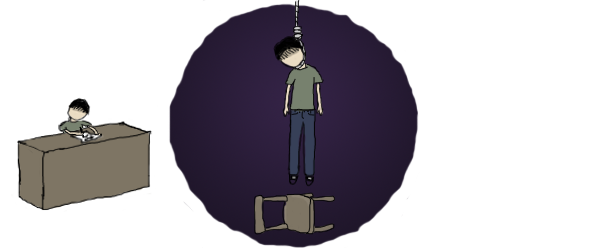
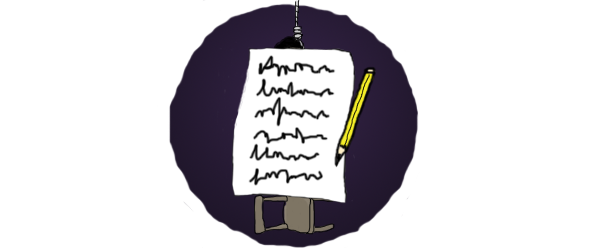
Layers edited between the first and the second 600 × 250 image:
added layer "Layer 37" in group "Brevet" over [233, 63, 376, 168]
added layer "Layer 38" in group "Brevet" over [336, 67, 376, 156]
added layer "Layer 36" in group "Brevet" over [218, 47, 357, 204]
added group "Knyter repet" with 23 layers above "Hanging" over [247, 74, 315, 186]
moved "Layer 7 copy" into group "Head copy", painted on it over [67, 76, 309, 122]
moved "Layer 8 copy" into group "Head copy", painted on it over [67, 76, 310, 121]
added group "Armar" with 2 layers in group "Knyter repet" over [277, 113, 314, 142]
moved "Layer 33" into group "Armar", painted on it over [65, 113, 313, 141]
added group "Repet" (1st of 2, in "Knyter repet") with 3 layers in group "Knyter repet" over [247, 134, 313, 184]
moved "Layer 30" into group "Repet", painted on it over [58, 115, 313, 184]
moved "Layer 32" into group "Repet", painted on it over [63, 125, 312, 183]
moved "Layer 31" into group "Repet", painted on it over [58, 117, 313, 184]
added group "Byxor" with 3 layers in group "Knyter repet" over [275, 133, 310, 186]
moved "Layer 25" into group "Byxor", painted on it over [70, 130, 310, 178]
moved "Layer 26" into group "Byxor", painted on it over [71, 131, 310, 178]
removed group "Bord" (2 layers) from group "Brevet" over [11, 118, 153, 212]
moved "Layer 27" into group "Byxor", painted on it over [82, 134, 308, 186]
moved "Överkropp" (1st of 2, in "Knyter repet") into group "Knyter repet" over [58, 100, 315, 139]
moved "Layer 28" into group "Överkropp", painted on it over [67, 97, 315, 139]
moved "Layer 29" into group "Överkropp", painted on it over [71, 100, 315, 139]
added group "Stol 2" with 2 layers in group "Knyter repet" over [259, 99, 315, 180]
moved "Layer 23" into group "Stol 2", painted on it over [17, 99, 315, 210]
moved "Layer 24" into group "Stol 2", painted on it over [11, 99, 313, 212]
…and 8 more changes (5 added, 1 painted, 2 removed)
